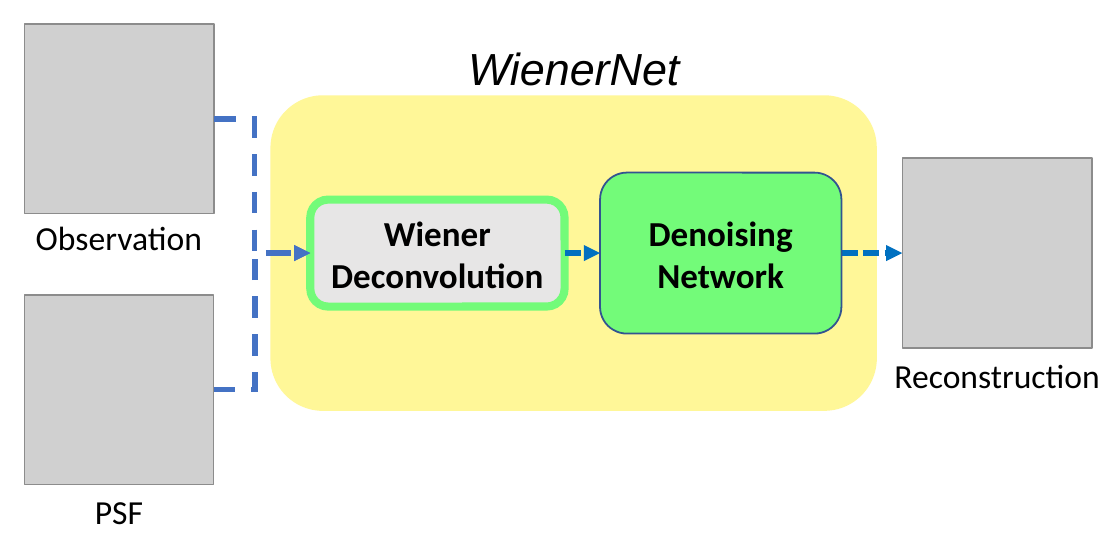
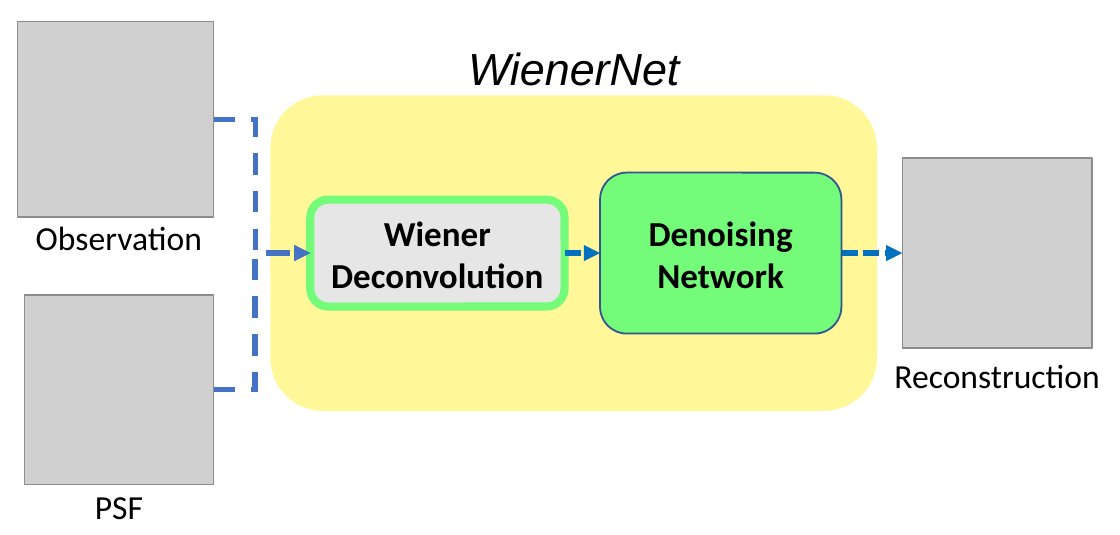
Before and after one commit to Lukeli0425/Coord-SoS-PACT, a slide deck: slide 1 of figures/wienernet.pptx. Drawn at 1120x535 pixels with LibreOffice and Linux fonts; fonts in the diff are those of the drawing; grey boxes stand for pictures. Boxes give left, top, right and bottom in pixels: in the first picture for what was removed or moved away, otherwise in the second. Text is boxed around its words. In the diff, an @@ line names an element or a change of style, - is before the commit and + after.

```diff
--- a/figures/wienernet.pptx
+++ b/figures/wienernet.pptx
@@ picture: place and size @@
-picture at <box>25,25,215,215</box>
+picture at <box>18,22,213,217</box>
@@ elbow arrow (213, 119) - (310, 253): route changed @@
@@ text "PSF": place and size @@
-text "PSF" at <box>95,502,143,525</box>
+text "PSF" at <box>95,497,143,520</box>
```
Also in this commit, not shown: 5 other files.
